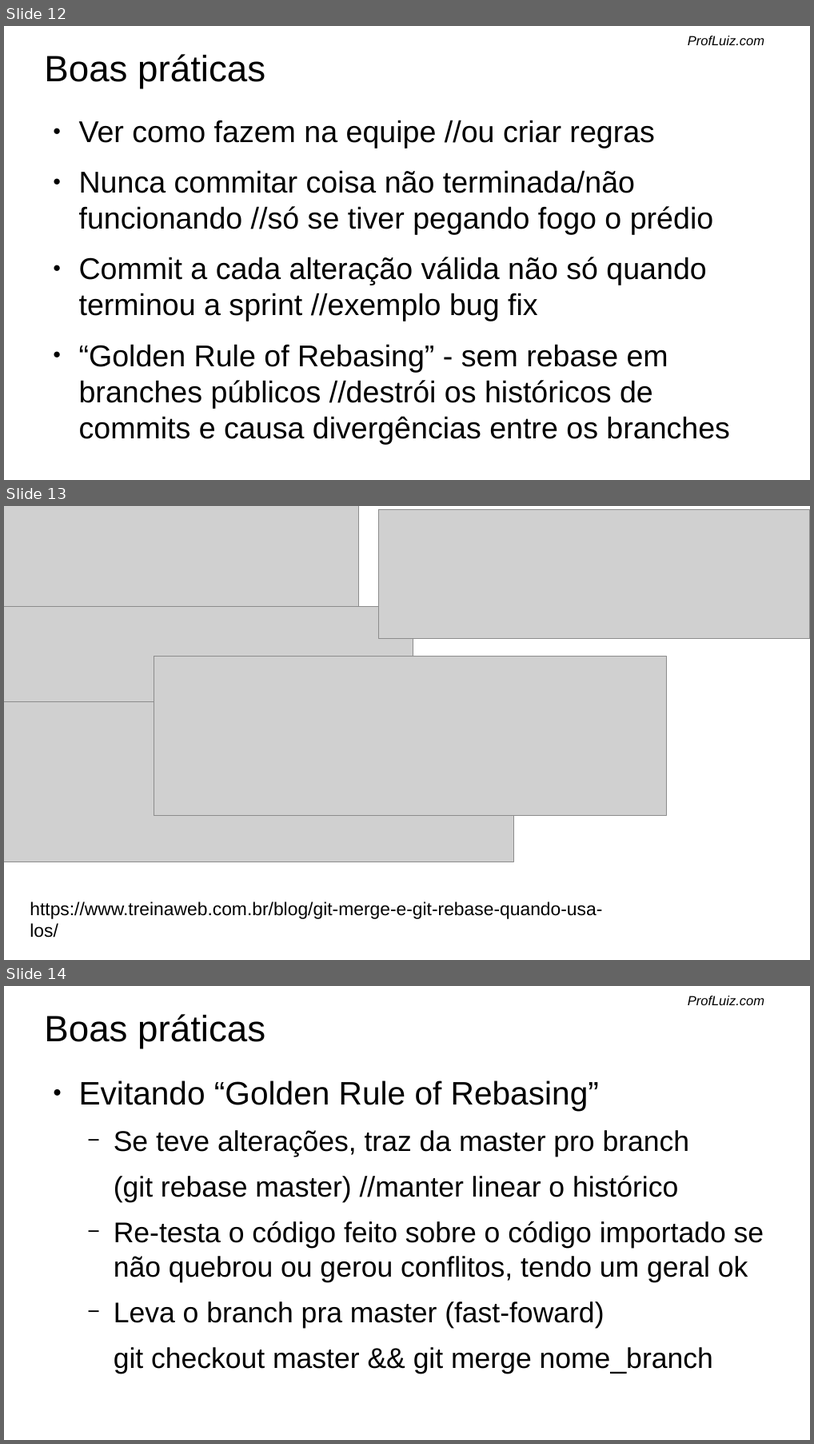
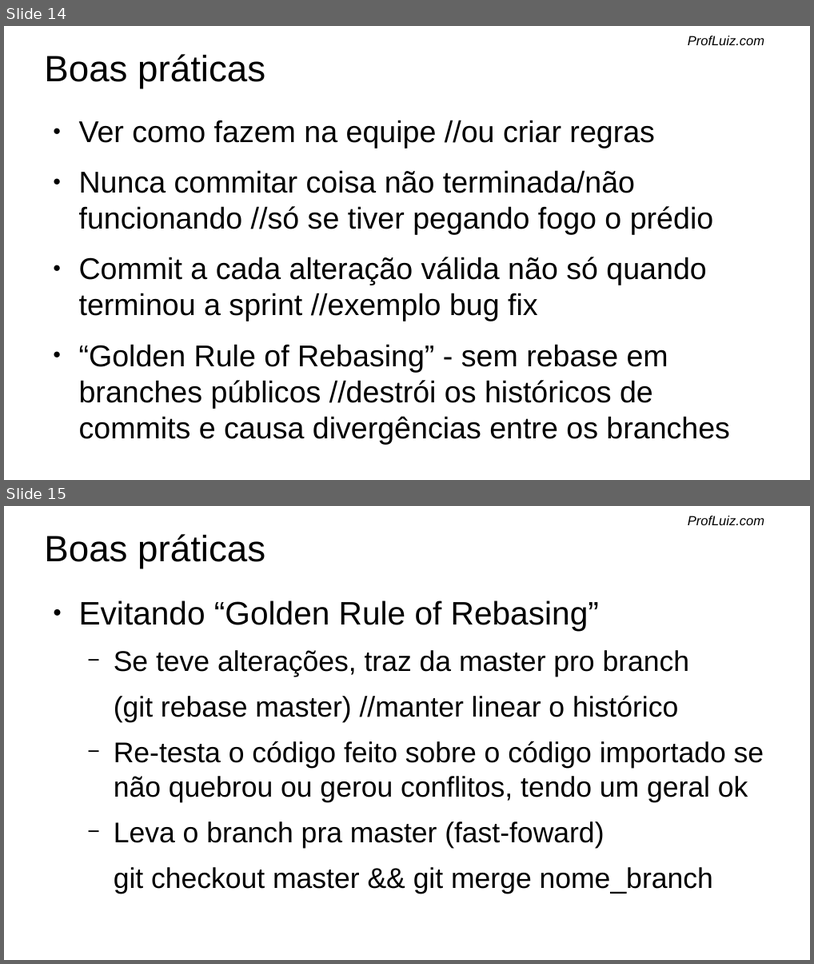
Before and after one commit to SenacSCST5/testes, a slide deck: git.odp. Shown one above the other, each under a label of ours: slides 12, 13 and 14 before the commit, slides 14 and 15 after it. The pictures are 814x1444 and 814x964 pixels, drawn with LibreOffice and Linux fonts; fonts in the diff are those of the drawing; grey boxes stand for pictures; background and template pictures are left out. Boxes give left, top, right and bottom in pixels: in the first picture for what was removed or moved away, otherwise in the second. Text is boxed around its words. In the diff, an @@ line names an element or a change of style, - is before the commit and + after.

```diff
--- a/git.odp
+++ b/git.odp
@@ slide 13 removed at (4, 506, 810, 960), background #FFFFFF; not listed: 1 template element that a slide beside it also shows @@
@@ picture removed at (4, 506, 359, 610) @@
@@ picture removed at (378, 510, 810, 639) @@
@@ picture removed at (4, 607, 413, 712) @@
@@ picture removed at (154, 656, 667, 816) @@
@@ picture removed at (4, 702, 514, 862) @@
@@ text removed at (30, 901, 602, 937) @@
-https://www.treinaweb.com.br/blog/git-merge-e-git-rebase-quando-usa-los/
@@ what was slide 12 is now slide 14 @@
@@ what was slide 14 is now slide 15 @@
```
Also in this commit, not shown: 7 slides changed, 3 slides added, 10 other slides removed.
